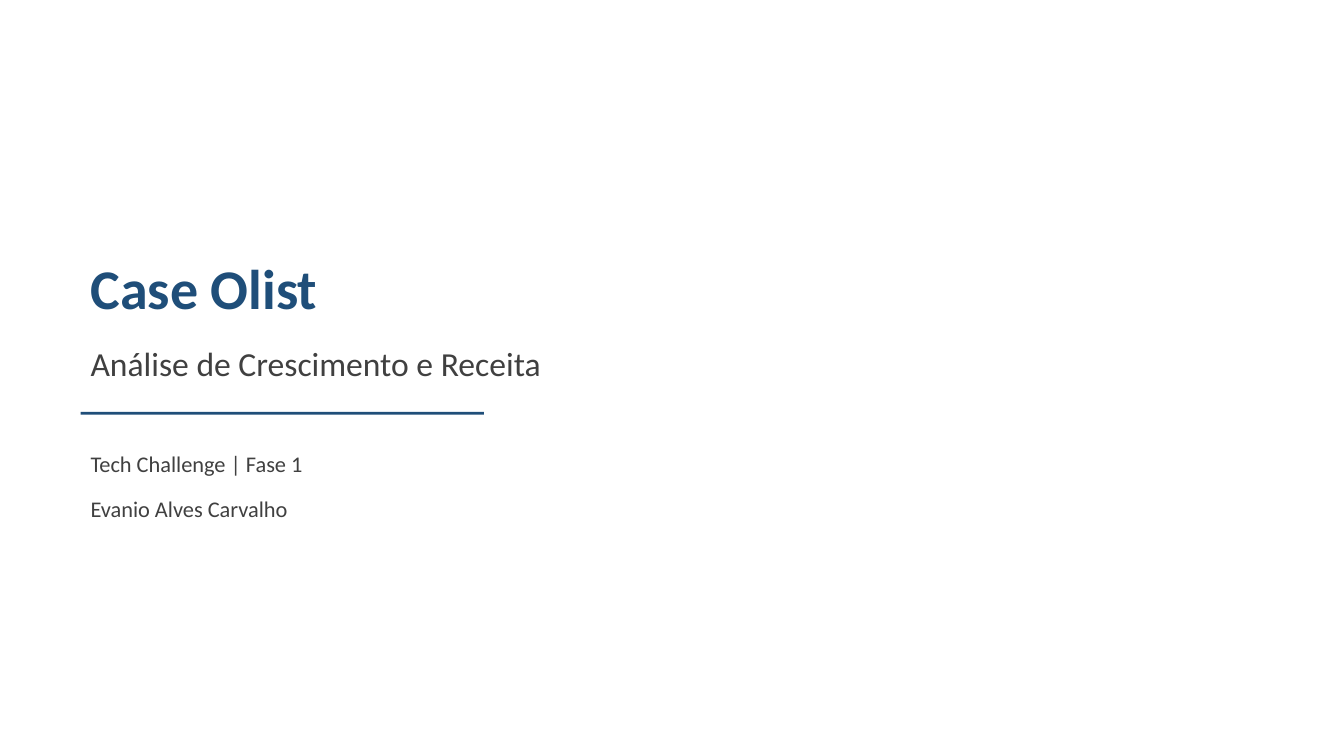
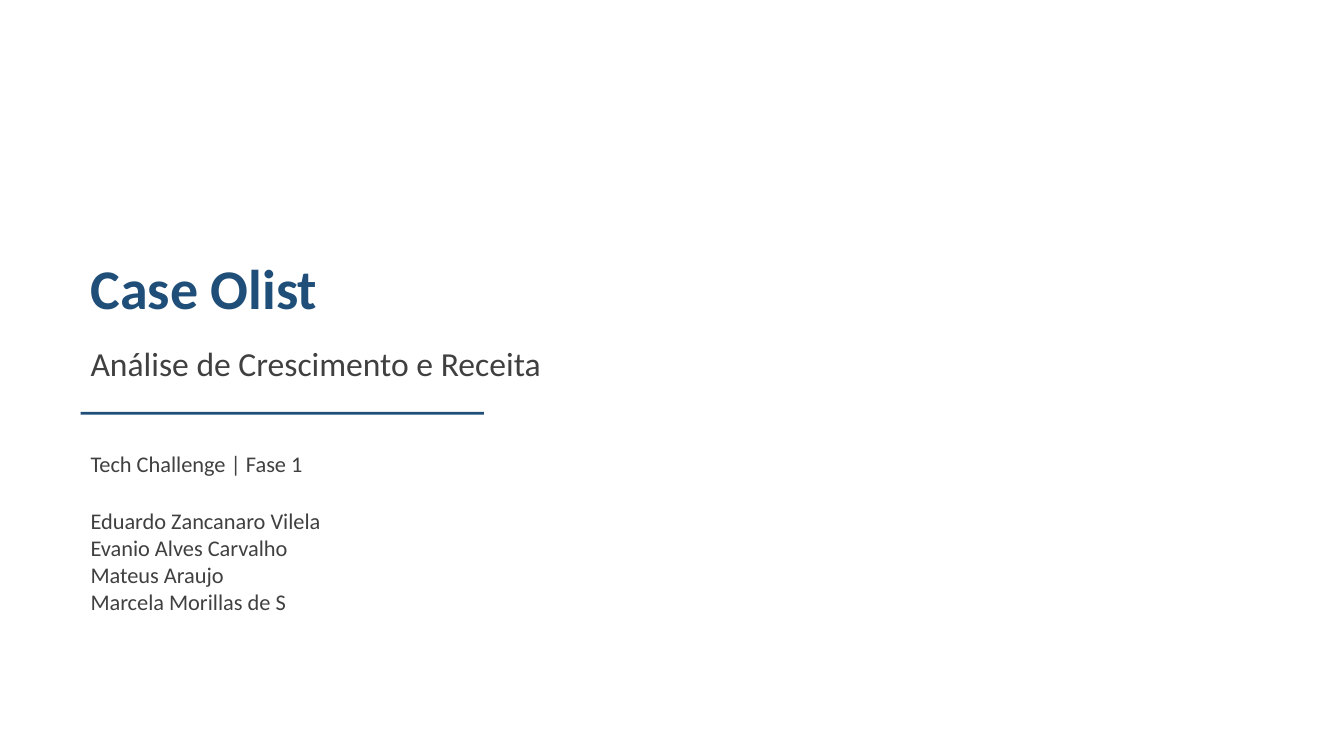
Before and after one commit to evanioac-web/tech-challenge-fase1-olist, a slide deck: slide 1 of reports/apresentacao_crescimento_receita.pptx. Drawn at 1344x756 pixels with LibreOffice and Linux fonts; fonts in the diff are those of the drawing. Boxes give left, top, right and bottom in pixels: in the first picture for what was removed or moved away, otherwise in the second. Text is boxed around its words. In the diff, an @@ line names an element or a change of style, - is before the commit and + after.

```diff
--- a/reports/apresentacao_crescimento_receita.pptx
+++ b/reports/apresentacao_crescimento_receita.pptx
@@ text at [91, 513, 321, 529]: paragraph added @@
+Eduardo Zancanaro Vilela
@@ text at [91, 567, 286, 610]: paragraphs added @@
+Mateus Araujo
+Marcela Morillas de S
```
Also in this commit, not shown: 2 other slides changed, 2 other files.
